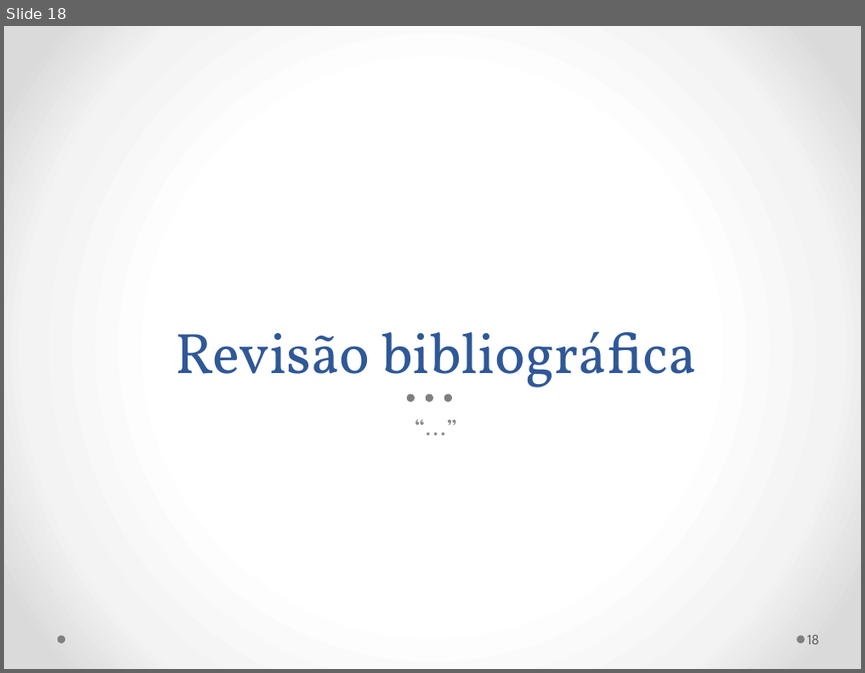
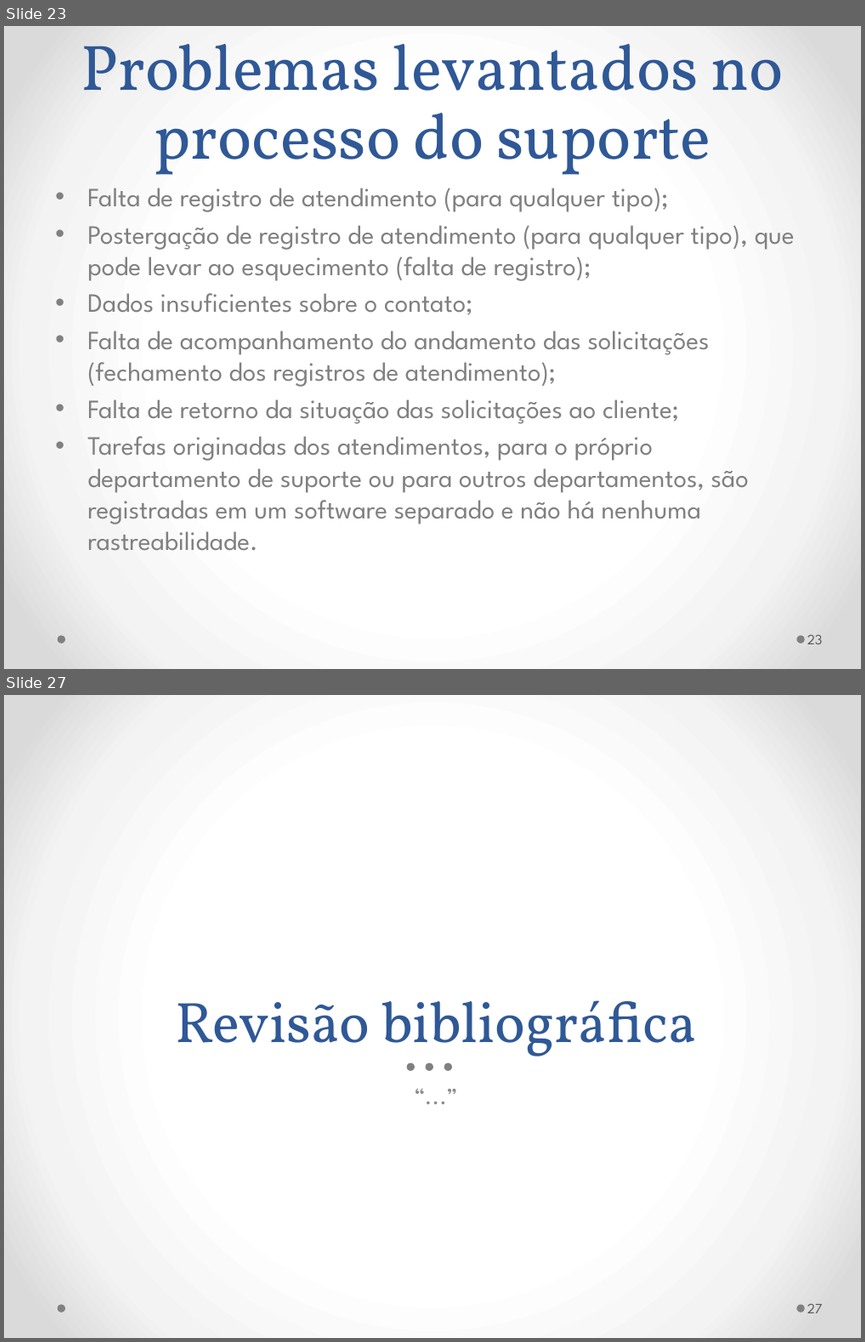
Before and after one commit to gmafonso/mestrado, a slide deck: Seminário/Seminário Dissertação Gladistone.pptx. Shown one above the other, each under a label of ours: slide 18 before the commit, slides 23 and 27 after it; the slides between them are not shown. The pictures are 865x673 and 865x1342 pixels, drawn with LibreOffice and Linux fonts; fonts in the diff are those of the drawing. Boxes give left, top, right and bottom in pixels: in the first picture for what was removed or moved away, otherwise in the second. Text is boxed around its words. In the diff, an @@ line names an element or a change of style, - is before the commit and + after.

Commit message:
Versão inicial ppt para Mury

```diff
--- a/Seminário/Seminário Dissertação Gladistone.pptx
+++ b/Seminário/Seminário Dissertação Gladistone.pptx
@@ slide 23 added at (4, 26, 861, 669), background gradient #FFFFFF to #F4F4F4 to #DADADA; not listed: 2 template elements that a slide beside it also shows @@
@@ title added at (81, 44, 783, 175), 54 pt, text #2F5897 @@
+Problemas levantados no processo do suporte
@@ text added at (87, 188, 794, 550), 22.2 pt, text #808080 @@
+• Falta de registro de atendimento (para qualquer tipo);
+• Postergação de registro de atendimento (para qualquer tipo), que pode levar ao esquecimento (falta de registro);
+• Dados insuficientes sobre o contato;
+• Falta de acompanhamento do andamento das solicitações (fechamento dos registros de atendimento);
+• Falta de retorno da situação das solicitações ao cliente;
+• Tarefas originadas dos atendimentos, para o próprio departamento de suporte ou para outros departamentos, são registradas em um software separado e não há nenhuma rastreabilidade.
@@ page number added at (807, 635, 823, 644), 12 pt, text #595959 @@
+23
@@ what was slide 18 is now slide 27 @@
@@ page number at (807, 1304, 823, 1313): text changed @@
-18
+27
```
Also in this commit, not shown: 1 slide changed, 31 other slides added, 3 other files.
